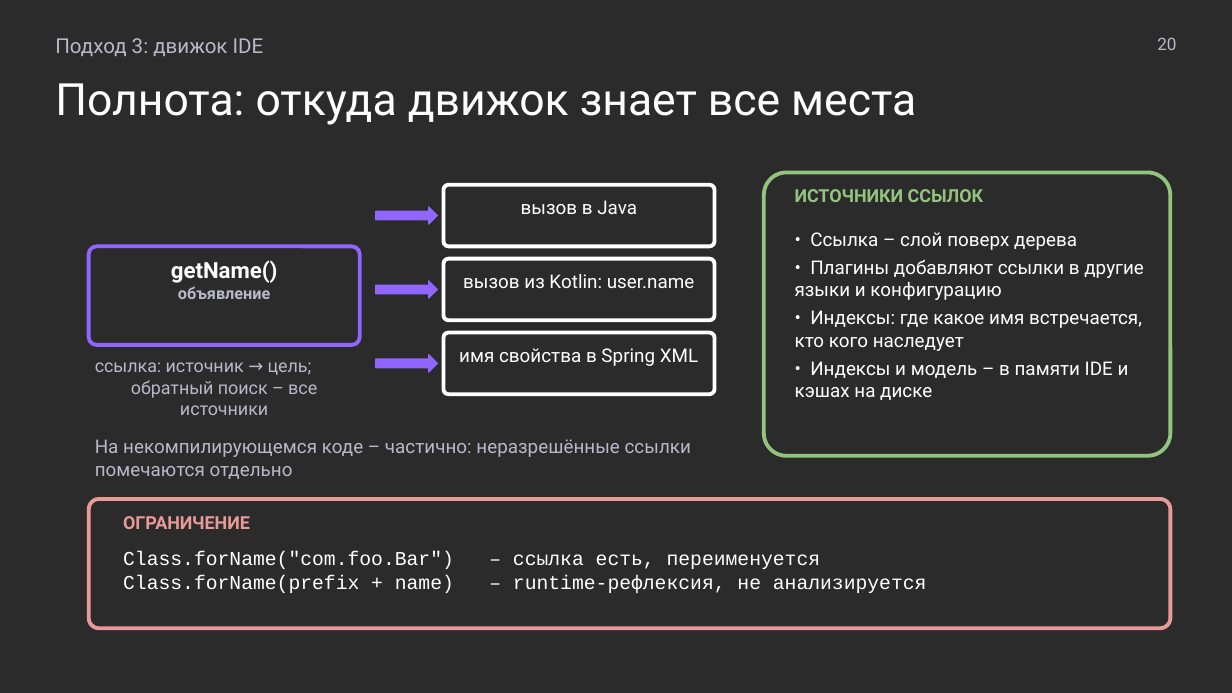
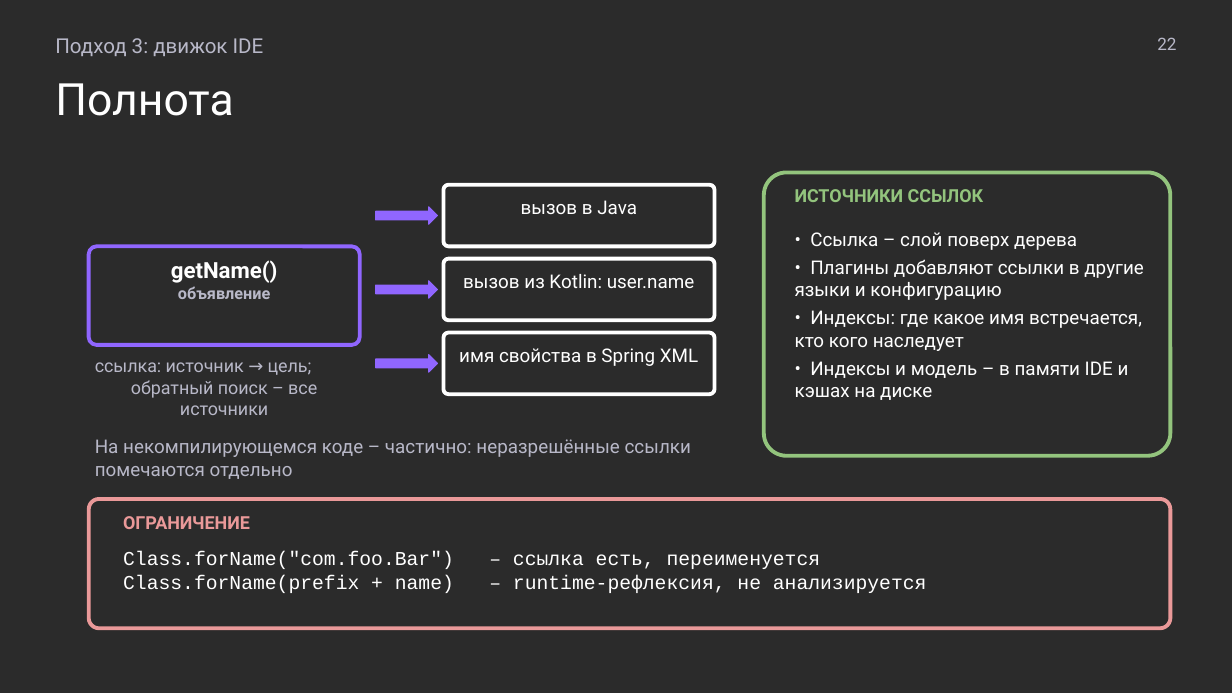
Before and after one commit to MchKosticyn/ide-refactoring-in-ai-agents, a slide deck: slide 22 of Доклад_ Рефакторинг в ИИ-агентах.pptx (slide 20 before the commit). Drawn at 1232x693 pixels with LibreOffice and Linux fonts; fonts in the diff are those of the drawing; background and template pictures are left out; a plain dark background stands for a picture behind light text. Boxes give left, top, right and bottom in pixels: in the first picture for what was removed or moved away, otherwise in the second. Text is boxed around its words. In the diff, an @@ line names an element or a change of style, - is before the commit and + after.

```diff
--- a/Доклад_ Рефакторинг в ИИ-агентах.pptx
+++ b/Доклад_ Рефакторинг в ИИ-агентах.pptx
@@ text at (1157, 37, 1176, 50): text changed @@
-20
+22
@@ text at (55, 83, 233, 116): text changed @@
-Полнота: откуда движок знает все места
+Полнота
```
Also in this commit, not shown: 21 other slides changed, 5 slides added, 2 other files.
